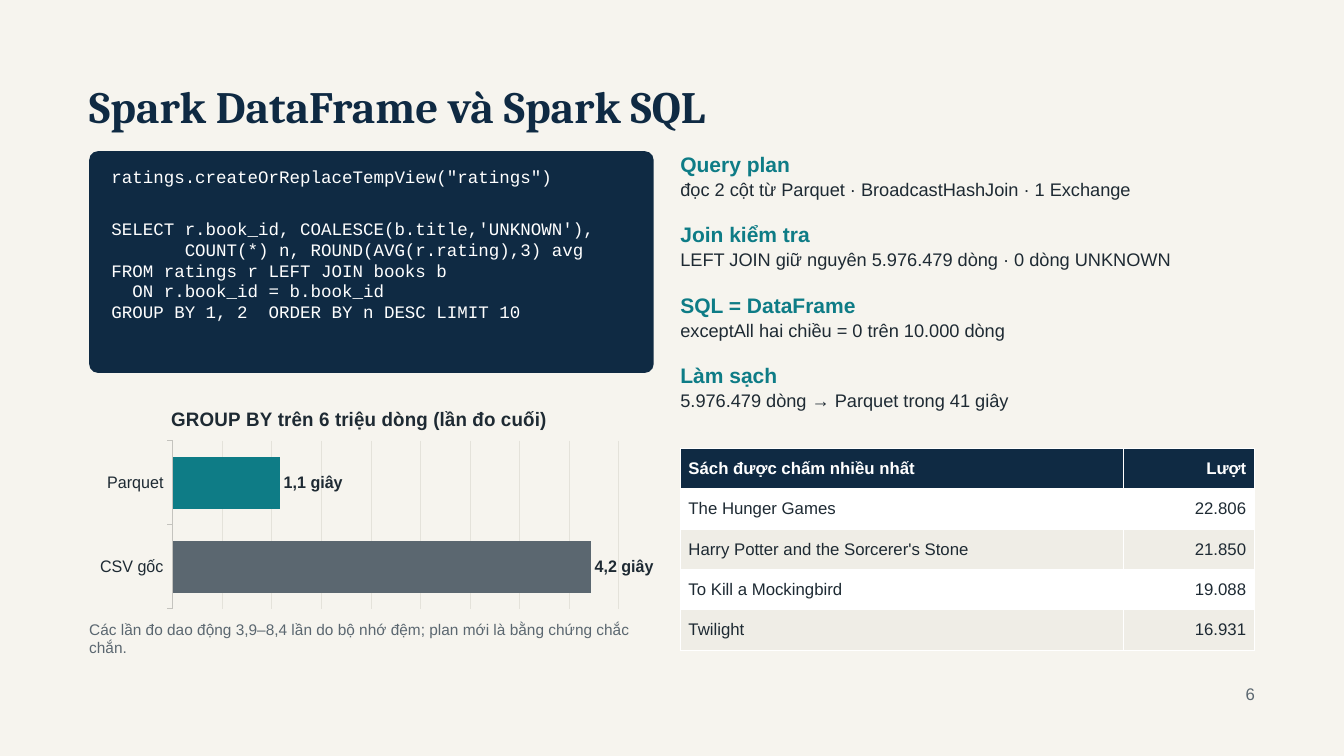
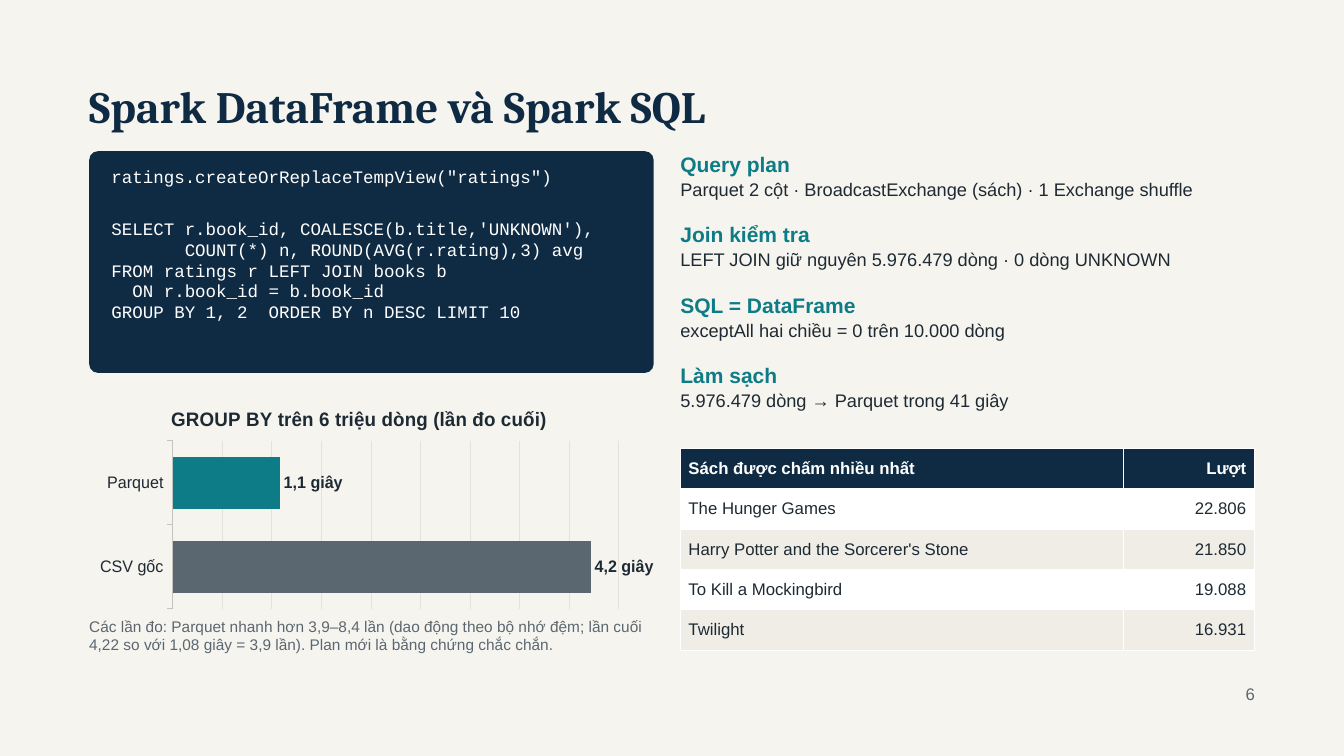
Before and after one commit to haoluonghuynhngoc/Group_06_BigData, a slide deck: slide 6 of Present/BookPulse - BDA501 Session 10 Final Presentation.pptx. Drawn at 1344x756 pixels with LibreOffice and Linux fonts; fonts in the diff are those of the drawing. Boxes give left, top, right and bottom in pixels: in the first picture for what was removed or moved away, otherwise in the second. Text is boxed around its words. In the diff, an @@ line names an element or a change of style, - is before the commit and + after.

```diff
--- a/Present/BookPulse - BDA501 Session 10 Final Presentation.pptx
+++ b/Present/BookPulse - BDA501 Session 10 Final Presentation.pptx
@@ text at <box>680,182,1193,200</box>: text changed @@
-đọc 2 cột từ Parquet · BroadcastHashJoin · 1 Exchange
+Parquet 2 cột · BroadcastExchange (sách) · 1 Exchange shuffle
@@ text at <box>89,620,641,653</box>: text changed @@
-Các lần đo dao động 3,9–8,4 lần do bộ nhớ đệm; plan mới là bằng chứng chắc chắn.
+Các lần đo: Parquet nhanh hơn 3,9–8,4 lần (dao động theo bộ nhớ đệm; lần cuối 4,22 so với 1,08 giây = 3,9 lần). Plan mới là bằng chứng chắc chắn.
```
Also in this commit, not shown: 12 other slides changed, 45 other files.
